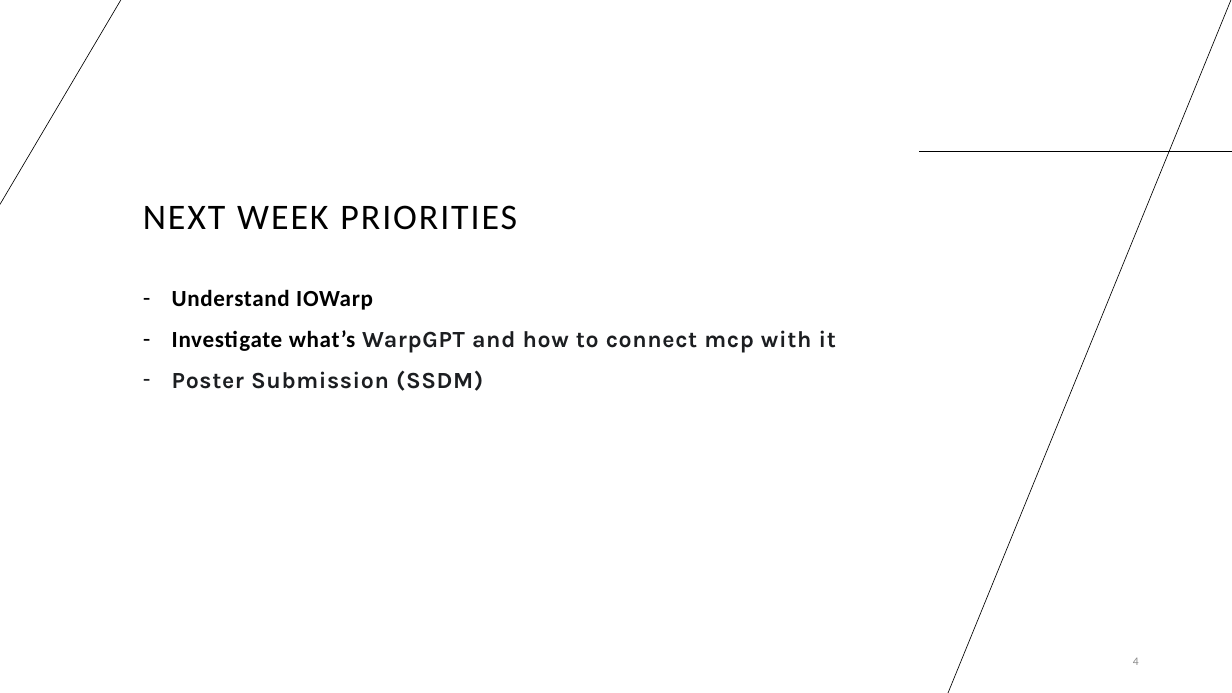
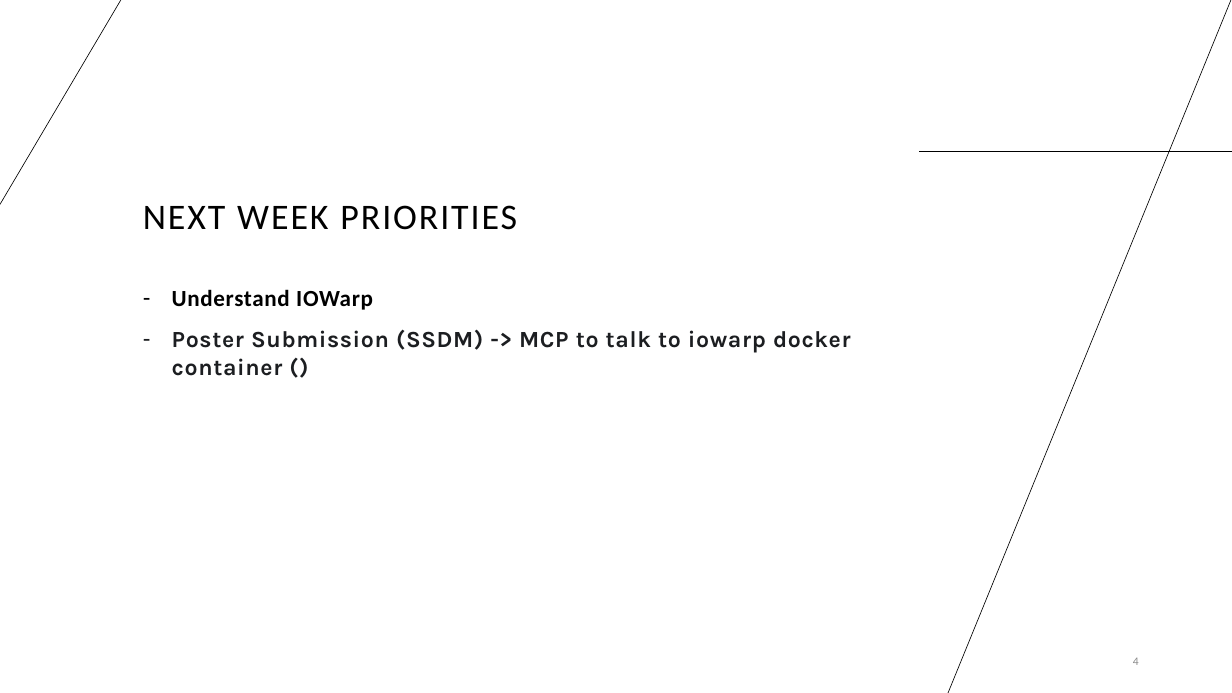
Before and after one commit to aumsathwara/GRC_Aum, a slide deck: slide 4 of Reports/Week 3 Report.pptx. Drawn at 1232x693 pixels with LibreOffice and Linux fonts; fonts in the diff are those of the drawing. Boxes give left, top, right and bottom in pixels: in the first picture for what was removed or moved away, otherwise in the second. Text is boxed around its words. In the diff, an @@ line names an element or a change of style, - is before the commit and + after.

```diff
--- a/Reports/Week 3 Report.pptx
+++ b/Reports/Week 3 Report.pptx
@@ text at [172, 329, 851, 376]: text changed @@
-– Investigate what’s WarpGPT and how to connect mcp with it
-– Poster Submission (SSDM)
+– Poster Submission (SSDM) -> MCP to talk to iowarp docker container ()
```
Also in this commit, not shown: 3 other files.
